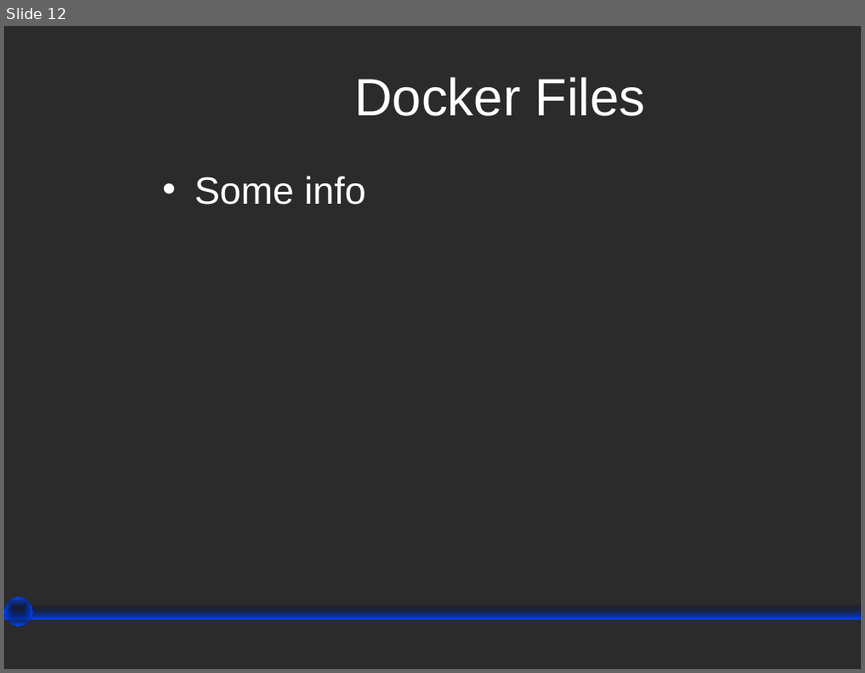
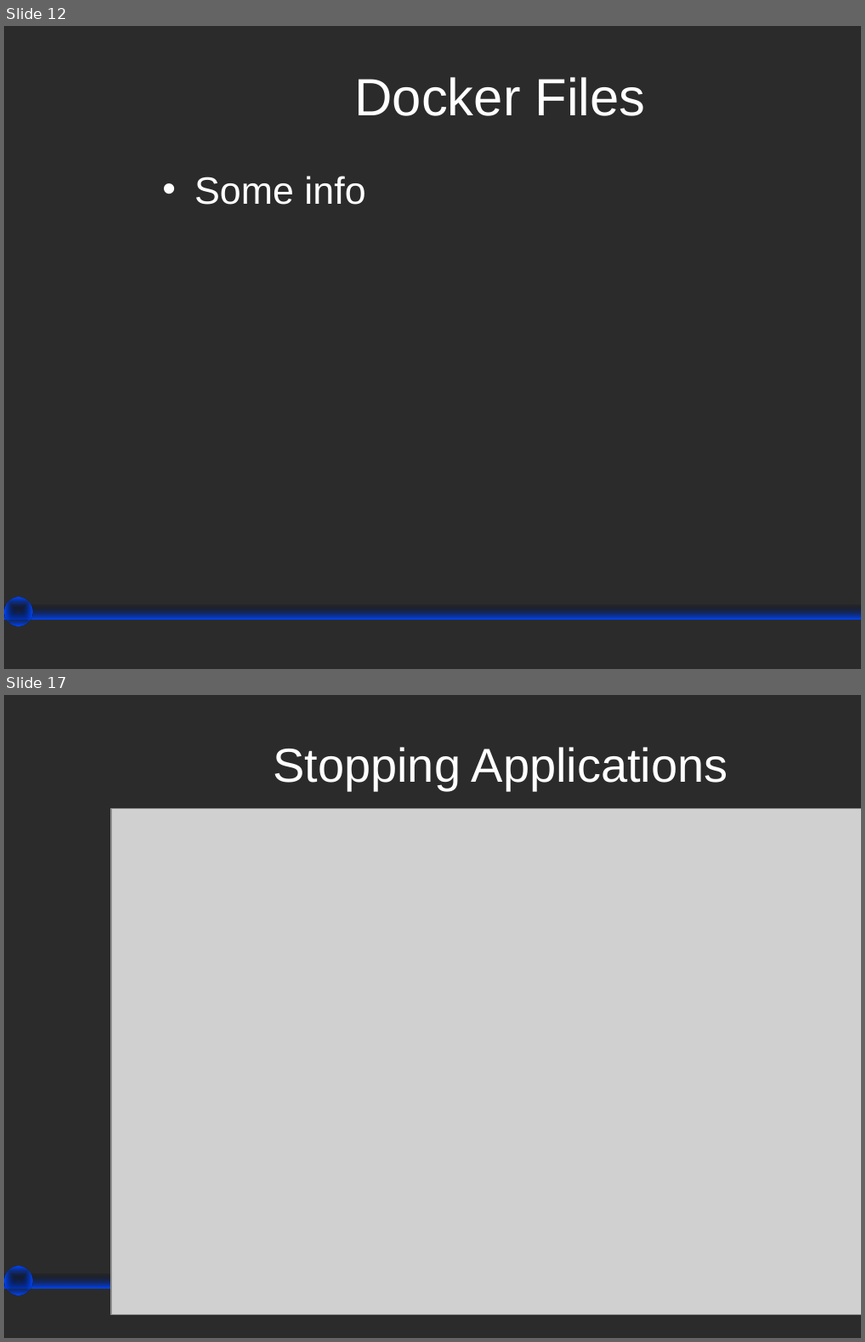
Before and after one commit to wesreisz/cis411-lightningTalks, a slide deck: TylerLutz_Docker_LighteningTalk.ppt. Shown one above the other, each under a label of ours: slide 12 before the commit, slides 12 and 17 after it; the slides between them are not shown. The pictures are 865x673 and 865x1342 pixels, drawn with LibreOffice and Linux fonts; fonts in the diff are those of the drawing; grey boxes stand for pictures; background and template pictures are left out; a plain dark background stands for a picture behind light text. Boxes give left, top, right and bottom in pixels: in the first picture for what was removed or moved away, otherwise in the second. Text is boxed around its words. In the diff, an @@ line names an element or a change of style, - is before the commit and + after.

```diff
--- a/TylerLutz_Docker_LighteningTalk.ppt
+++ b/TylerLutz_Docker_LighteningTalk.ppt
@@ slide 17 added at (4,695,861,1338), background picture (left out) @@
@@ title added at (273,747,728,790), 40 pt, text #FFFFFF @@
+Stopping Applications
@@ picture added at (111,808,861,1314) @@
@@ rectangle added at (4,1273,861,1288), fill gradient #000000 to #0047FF @@
@@ ellipse added at (4,1266,32,1295), fill gradient #000000 to #0047FF @@
```
Also in this commit, not shown: 6 slides changed, 1 slide removed.
